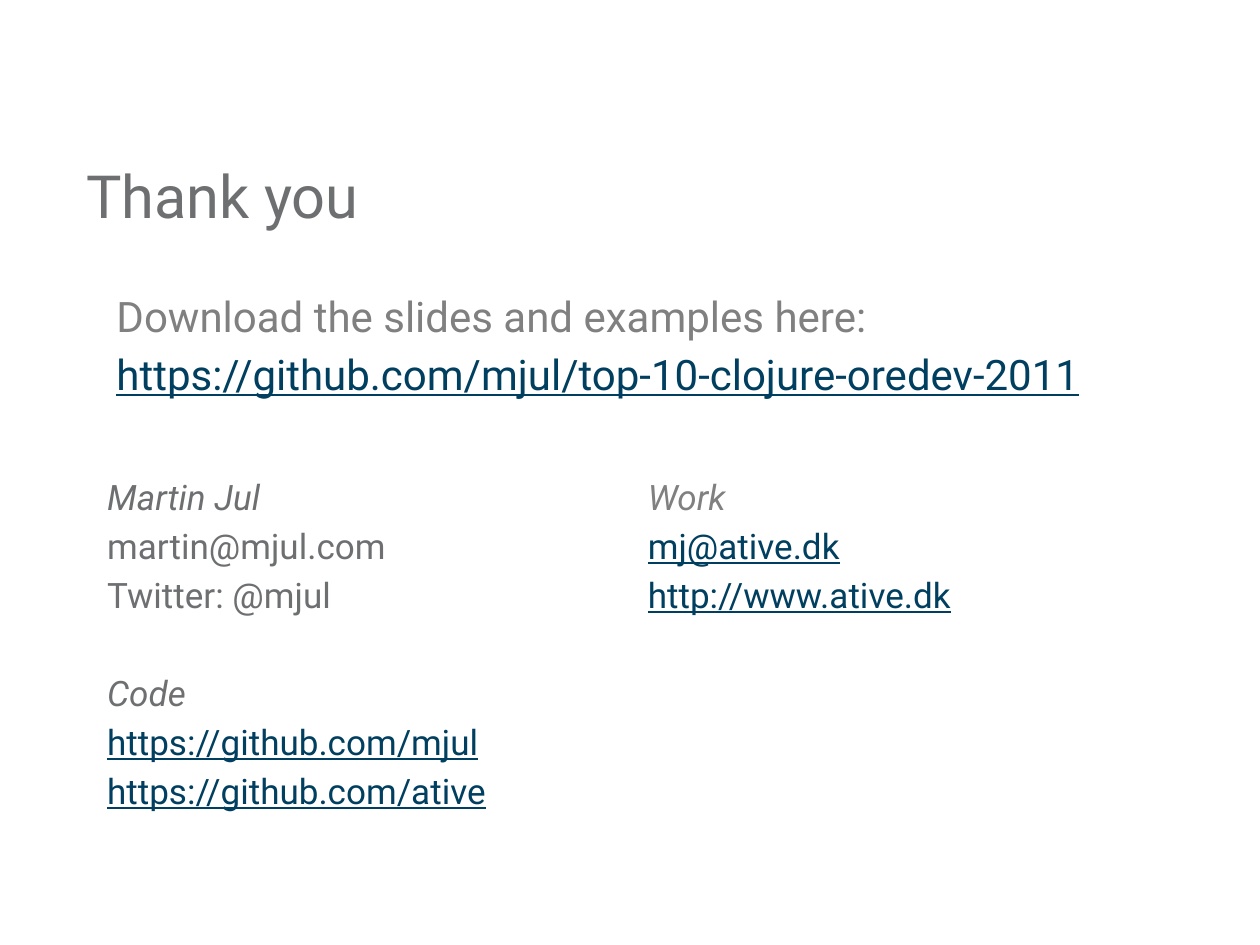
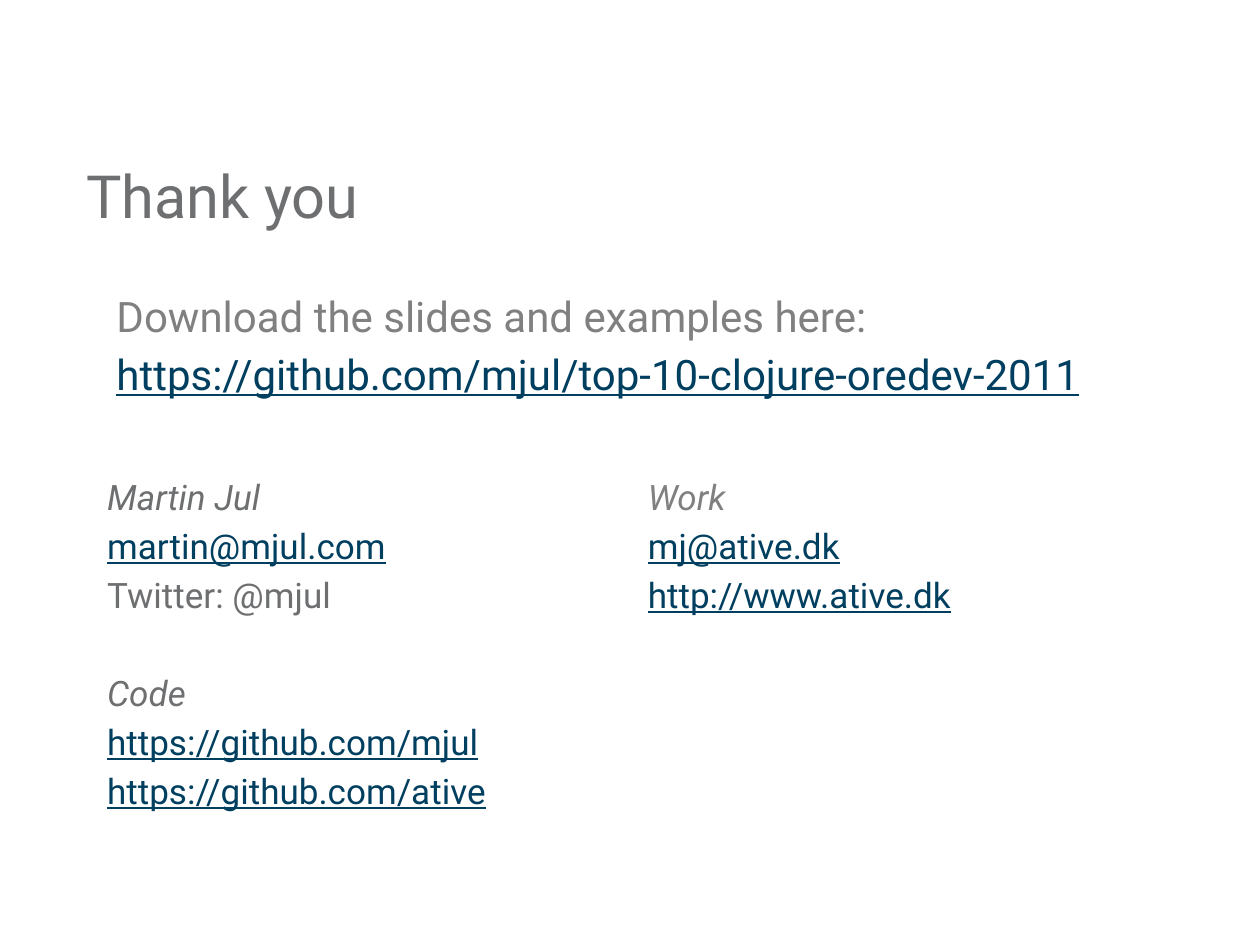
Before and after one commit to mjul/top-10-clojure-oredev-2011, a slide deck: slide 45 of Top Things to Learn From Clojure.pptx (slide 49 before the commit). Drawn at 1260x945 pixels with LibreOffice and Linux fonts; fonts in the diff are those of the drawing; background and template pictures are left out. Boxes give left, top, right and bottom in pixels: in the first picture for what was removed or moved away, otherwise in the second. Text is boxed around its words. In the diff, an @@ line names an element or a change of style, - is before the commit and + after.

```diff
--- a/Top Things to Learn From Clojure.pptx
+++ b/Top Things to Learn From Clojure.pptx
@@ text at <box>107,532,385,567</box>: text colour #6D6F71 to #003F5F, underline on in "martin@mjul.com" @@
```
Also in this commit, not shown: 8 other slides changed, 2 slides added, 6 slides removed, 4 other files.
